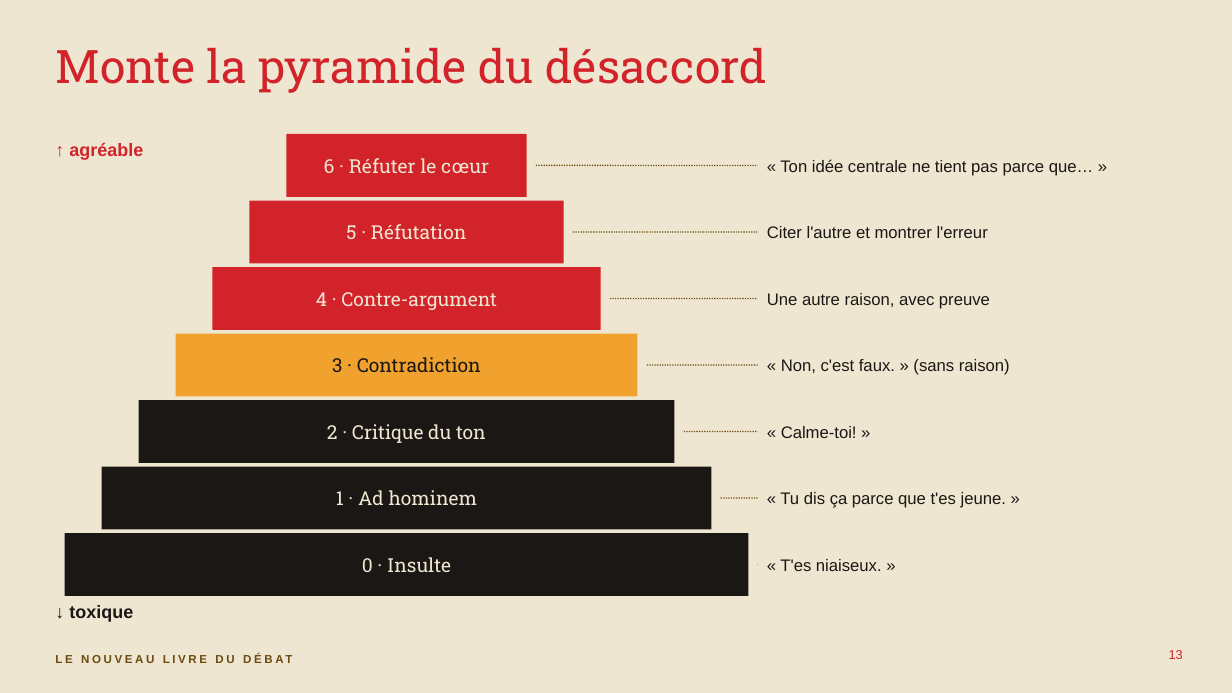
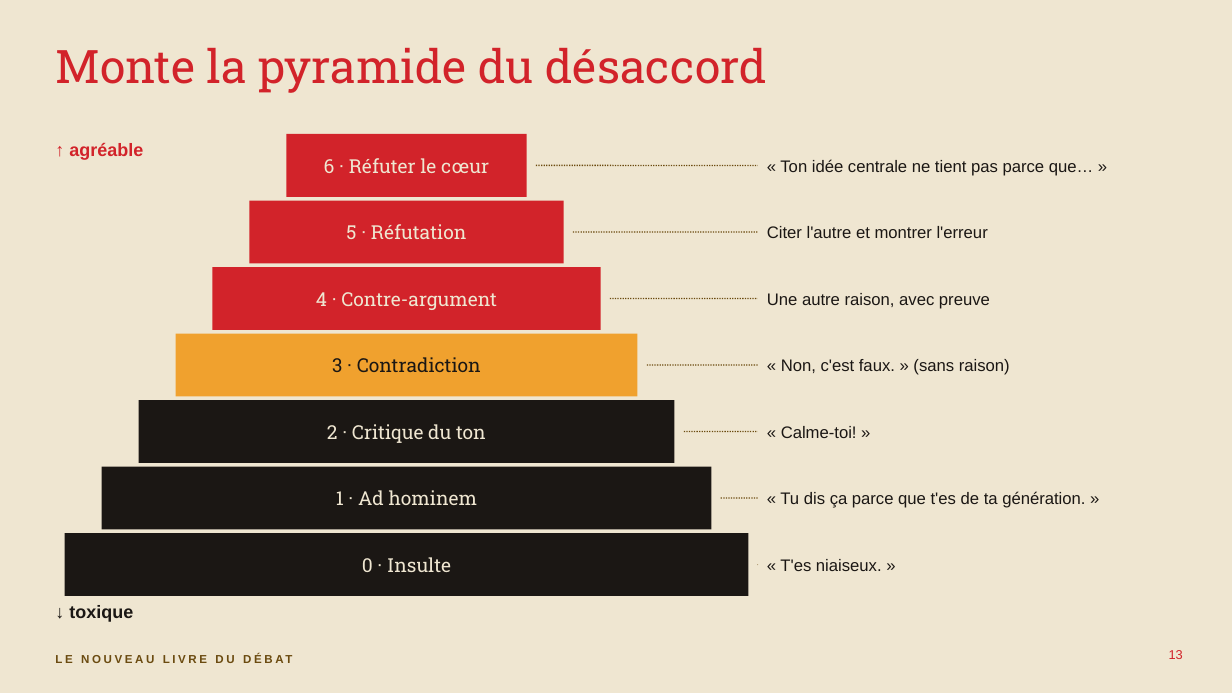
Before and after one commit to isabellepedneault111-ai/Chat-, a slide deck: slide 13 of debat-agreable/seminaire-confrontation-agreable.pptx. Drawn at 1232x693 pixels with LibreOffice and Linux fonts; fonts in the diff are those of the drawing. Boxes give left, top, right and bottom in pixels: in the first picture for what was removed or moved away, otherwise in the second. Text is boxed around its words. In the diff, an @@ line names an element or a change of style, - is before the commit and + after.

```diff
--- a/debat-agreable/seminaire-confrontation-agreable.pptx
+++ b/debat-agreable/seminaire-confrontation-agreable.pptx
@@ text at (780,491,1085,508): text changed @@
-« Tu dis ça parce que t'es jeune. »
+« Tu dis ça parce que t'es de ta génération. »
```
Also in this commit, not shown: 6 other slides changed, 1 slide added, 1 slide removed, 23 other files.
